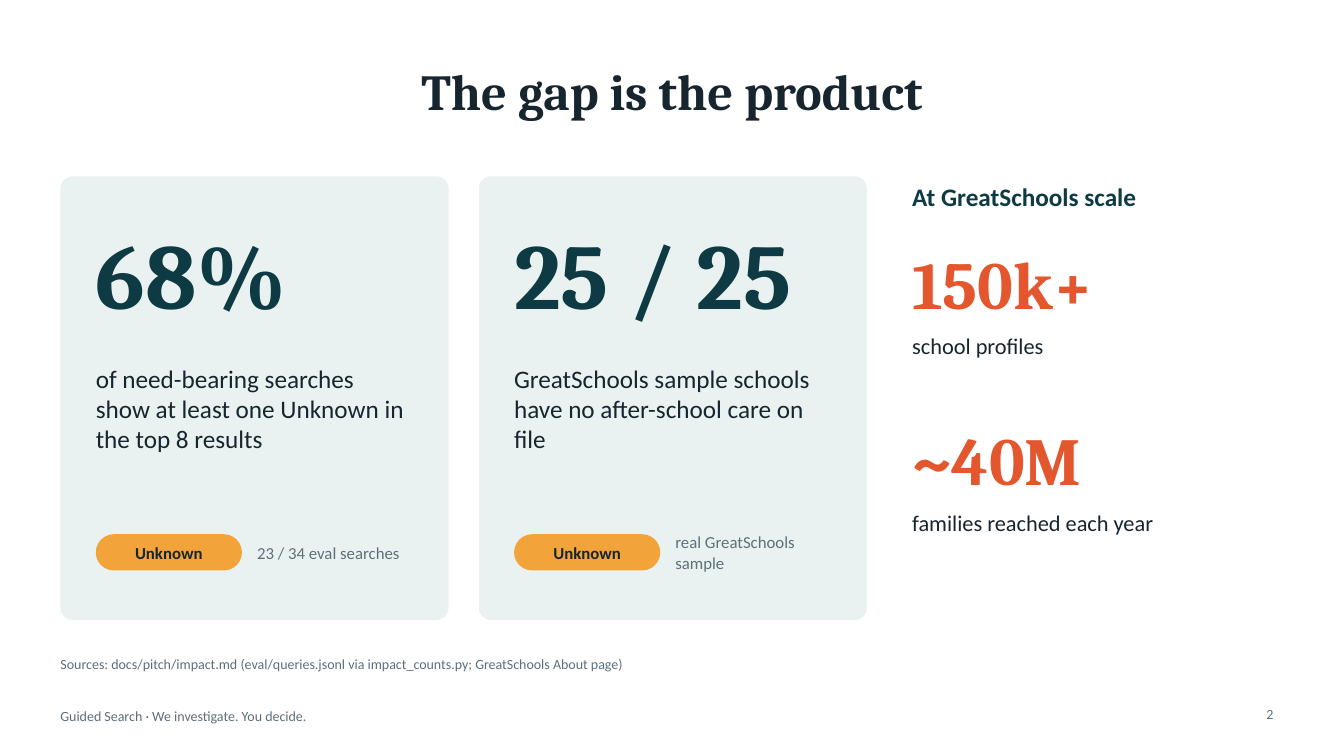
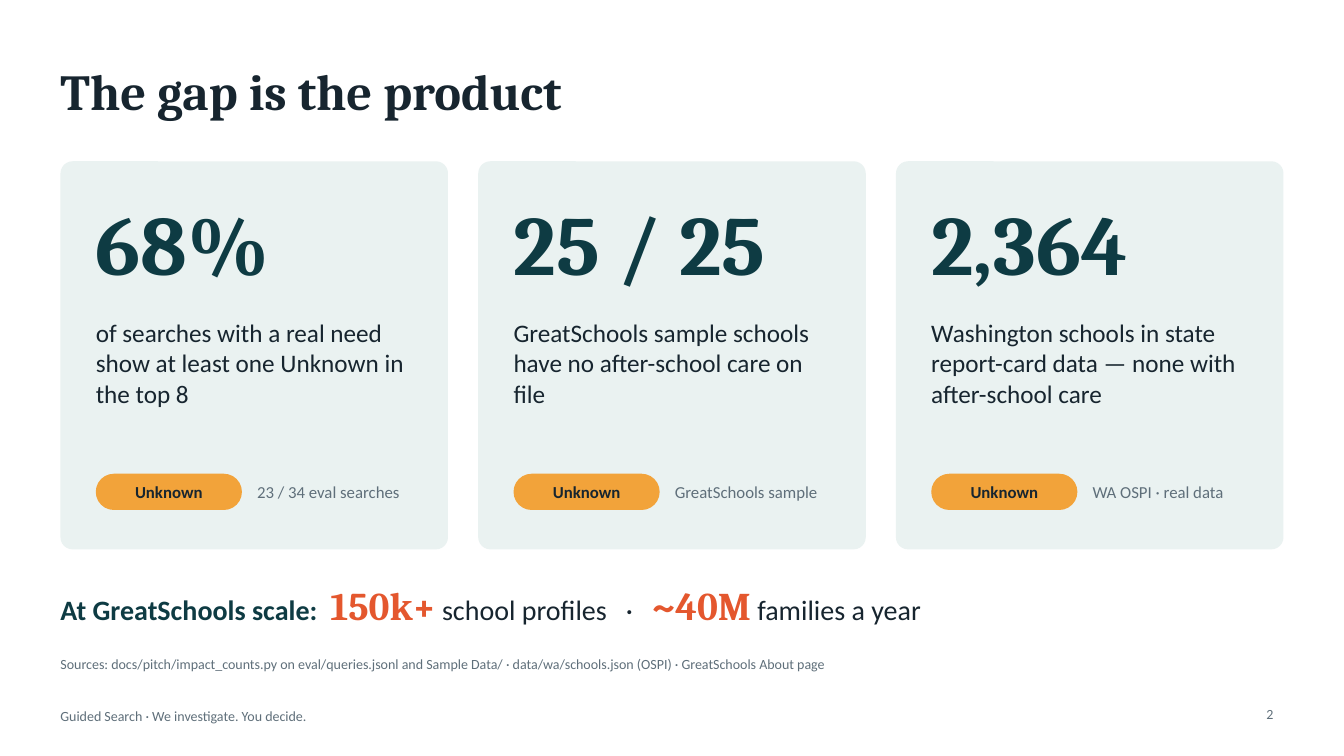
Before and after one commit to ClearView-AWS/AWS_BreakingBarriers, a slide deck: slide 2 of docs/pitch/Guided-Search-8min.pptx. Drawn at 1344x756 pixels with LibreOffice and Linux fonts; fonts in the diff are those of the drawing. Boxes give left, top, right and bottom in pixels: in the first picture for what was removed or moved away, otherwise in the second. Text is boxed around its words. In the diff, an @@ line names an element or a change of style, - is before the commit and + after.

```diff
--- a/docs/pitch/Guided-Search-8min.pptx
+++ b/docs/pitch/Guided-Search-8min.pptx
@@ title "The gap is the product" at bbox=[60, 75, 561, 121]: alignment centre to left @@
@@ rounded rectangle: place and size @@
-rounded rectangle at bbox=[60, 176, 449, 620]
+rounded rectangle at bbox=[60, 161, 448, 549]
@@ rounded rectangle: place and size @@
-rounded rectangle at bbox=[479, 176, 867, 620]
+rounded rectangle at bbox=[478, 161, 865, 549]
@@ rounded rectangle added at bbox=[896, 161, 1284, 549], fill #EAF2F1 @@
@@ text "68%": place and size @@
-text "68%" at bbox=[96, 246, 287, 312]
+text "68%" at bbox=[96, 217, 270, 277]
@@ text "68%" at bbox=[96, 217, 270, 277]: size 66 to 60 pt @@
@@ text "25 / 25" at bbox=[514, 218, 765, 276]: size 66 to 60 pt @@
@@ text "25 / 25": place and size @@
-text "25 / 25" at bbox=[514, 246, 791, 310]
+text "25 / 25" at bbox=[514, 218, 765, 276]
@@ text removed at bbox=[912, 188, 1136, 207] @@
-At GreatSchools scale
@@ text at bbox=[931, 217, 1127, 287]: text changed; size 48 to 60 pt; text colour #E4572E to #0E3B43 @@
-150k+
+2,364
@@ text at bbox=[96, 324, 404, 407]: text changed @@
-of need-bearing searches show at least one Unknown in the top 8 results
+of searches with a real need show at least one Unknown in the top 8
@@ text "GreatSchools sample schools have no ...": place and size @@
-text "GreatSchools sample schools have no ..." at bbox=[514, 370, 810, 448]
+text "GreatSchools sample schools have no ..." at bbox=[514, 324, 809, 403]
@@ text at bbox=[931, 324, 1235, 403]: text changed; size 16 to 18 pt @@
-school profiles
+Washington schools in state report-card data — none with after-school care
@@ text removed at bbox=[912, 439, 1082, 486] @@
-~40M
@@ 2 rounded rectangles, 1 text: place and size @@
-2 rounded rectangles, 1 text at bbox=[96, 534, 660, 571]
+2 rounded rectangles, 1 text at bbox=[96, 474, 659, 510]
@@ rounded rectangle added at bbox=[932, 474, 1078, 510], fill #F2A33A, 12 pt, text #17252F, bold @@
+Unknown
@@ text "WA OSPI · real data" at bbox=[1093, 486, 1223, 498]: vertical alignment top to middle @@
@@ text at bbox=[675, 486, 817, 501]: text changed @@
-real GreatSchools sample
+GreatSchools sample
@@ text at bbox=[1093, 486, 1223, 498]: text changed; size 16 to 12 pt; text colour #17252F to #5F6F7A @@
-families reached each year
+WA OSPI · real data
@@ text added at bbox=[60, 592, 920, 625], 20 pt, text #17252F, bold @@
+At GreatSchools scale: 150k+ school profiles · ~40M families a year
@@ text at bbox=[60, 659, 824, 672]: text changed @@
-Sources: docs/pitch/impact.md (eval/queries.jsonl via impact_counts.py; GreatSchools About page)
+Sources: docs/pitch/impact_counts.py on eval/queries.jsonl and Sample Data/ · data/wa/schools.json (OSPI) · GreatSchools About page
```
Also in this commit, not shown: 6 other slides changed, 1 slide added, 1 slide removed, 1 other file.
